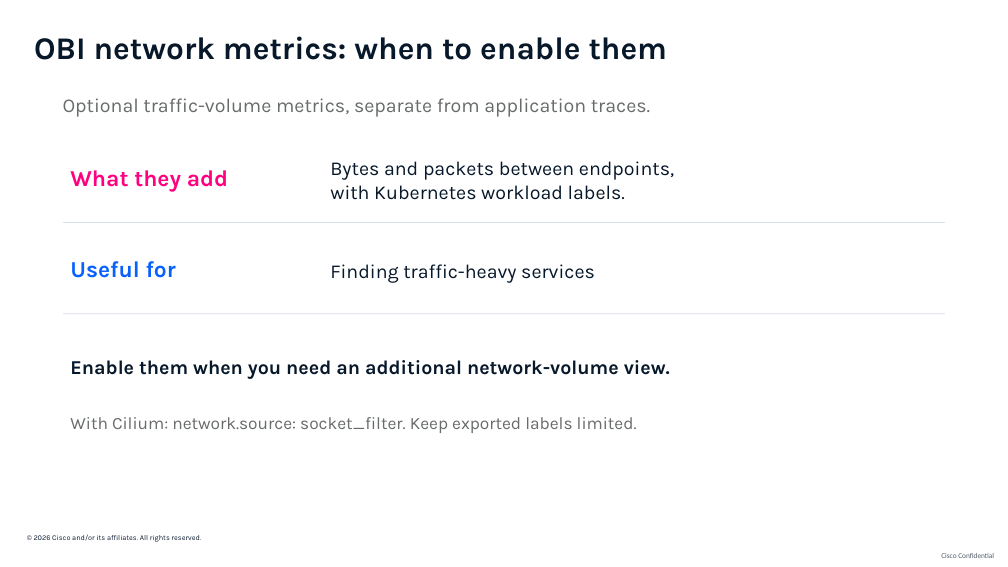
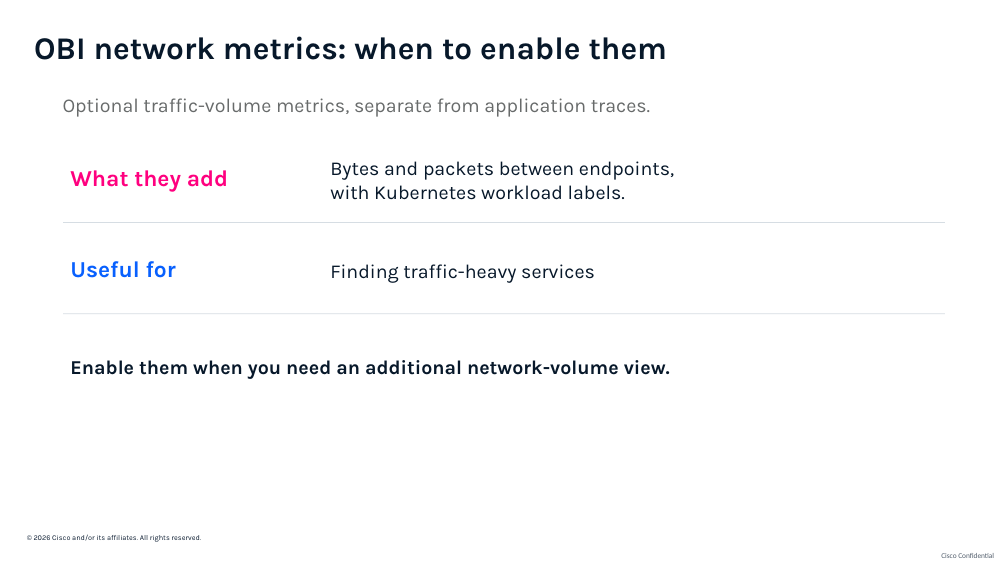
Before and after one commit to ajimenez1503/cilium-obi-demo, a slide deck: slide 7 of slides/cilium-obi-session-deck-latest.pptx. Drawn at 1008x567 pixels with LibreOffice and Linux fonts; fonts in the diff are those of the drawing; background and template pictures are left out. Boxes give left, top, right and bottom in pixels: in the first picture for what was removed or moved away, otherwise in the second. Text is boxed around its words. In the diff, an @@ line names an element or a change of style, - is before the commit and + after.

```diff
--- a/slides/cilium-obi-session-deck-latest.pptx
+++ b/slides/cilium-obi-session-deck-latest.pptx
@@ text removed at (70, 417, 637, 433) @@
-With Cilium: network.source: socket_filter. Keep exported labels limited.
```
Also in this commit, not shown: 10 other slides changed.
